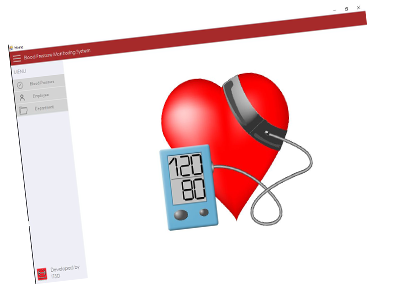
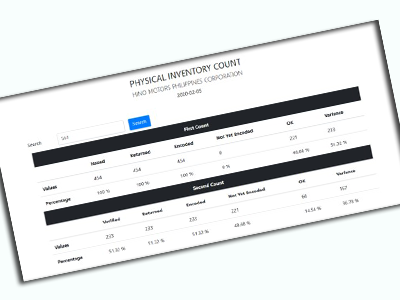
Layered file, before and after one edit (400px x 300px). Changes by layer:
added group "dbInv" with 1 layers above "bp" over [0, 19, 400, 282]
added layer "invDb" in group "dbInv" over [0, 19, 400, 282]
hid group "bp" (1 layers) over [8, 3, 392, 284]
showed "Layer 1" over [0, 0, 400, 300]
